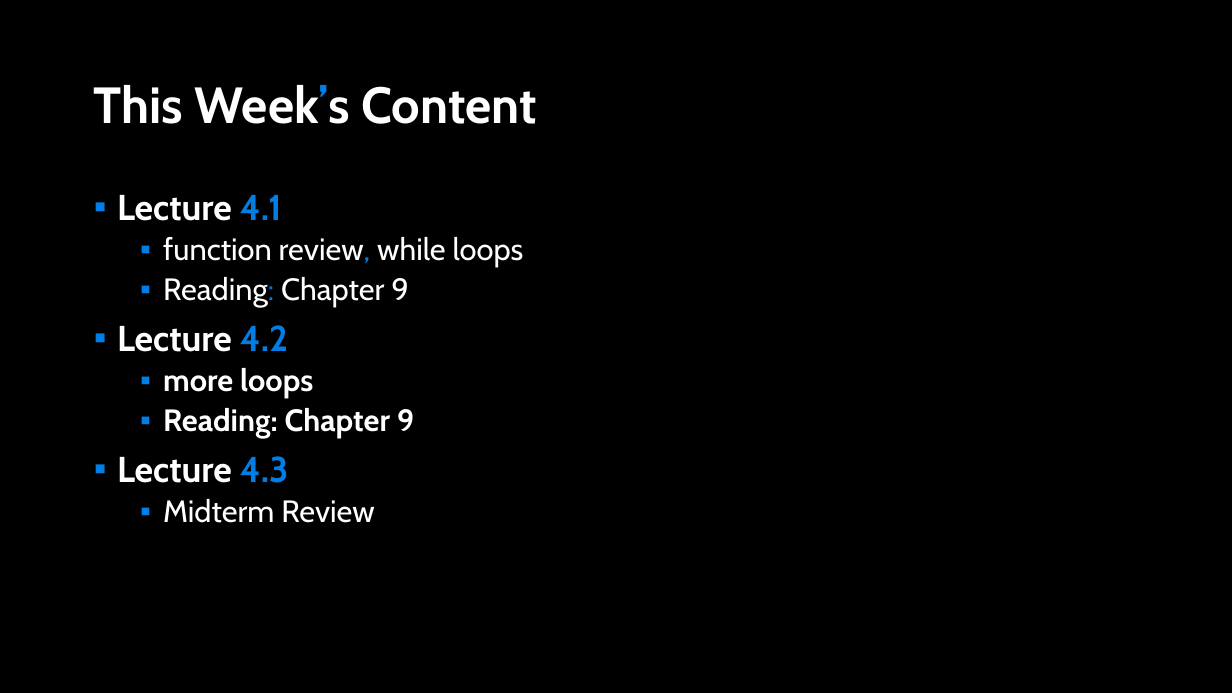
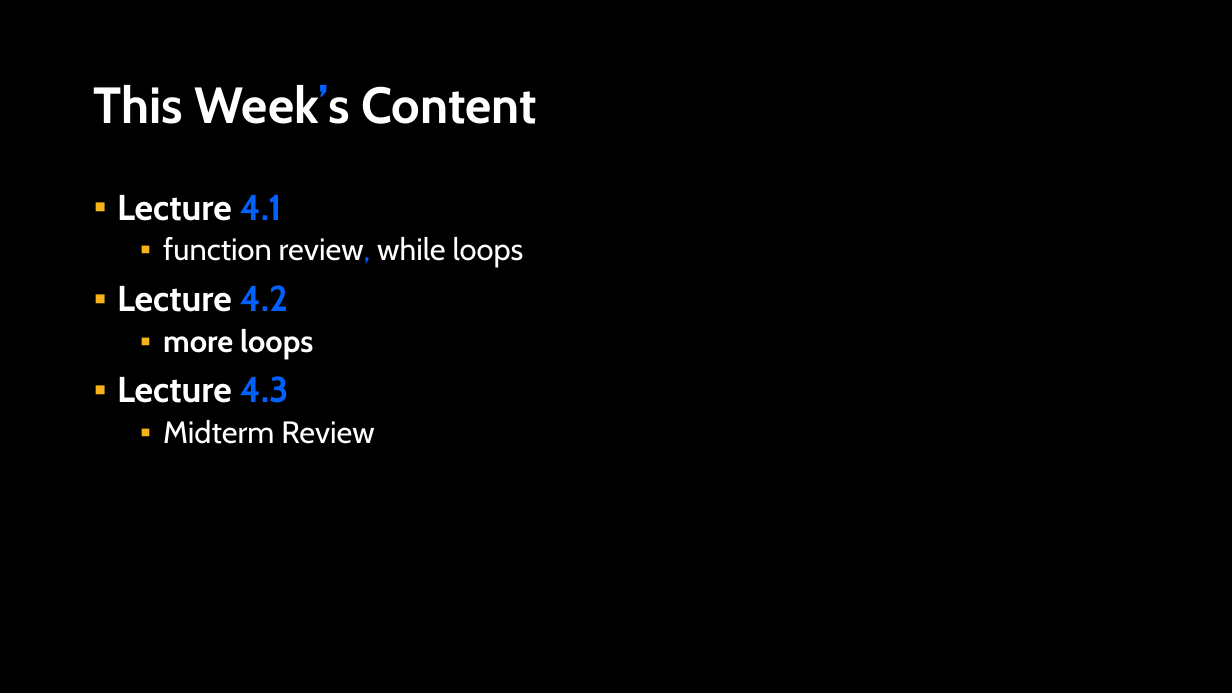
Before and after one commit to APS106/APS106-winter-2024-kinsella-goodfellow, a slide deck: slide 2 of lectures/week4/lecture2/slides/week4_lecture2.pptx. Drawn at 1232x693 pixels with LibreOffice and Linux fonts; fonts in the diff are those of the drawing; background and template pictures are left out. Boxes give left, top, right and bottom in pixels: in the first picture for what was removed or moved away, otherwise in the second. Text is boxed around its words. In the diff, an @@ line names an element or a change of style, - is before the commit and + after.

Commit message:
- Lecture 4.2

```diff
--- a/lectures/week4/lecture2/slides/week4_lecture2.pptx
+++ b/lectures/week4/lecture2/slides/week4_lecture2.pptx
@@ title "This Week’s Content" at bbox=[94, 85, 538, 124]: text colour #017EE5 to #0061FF in "Week’s" @@
@@ text "Lecture 4.1" at bbox=[117, 195, 524, 444]: text colour #017EE5 to #0061FF in "4.1", "review,", "4.2", "4.3"; bullet colour #007EE5 to #F7B41A @@
@@ text at bbox=[163, 277, 409, 307]: paragraph removed @@
-  ▪ Reading: Chapter 9
@@ text at bbox=[163, 408, 414, 438]: paragraph removed @@
-  ▪ Reading: Chapter 9
```
Also in this commit, not shown: 19 other slides changed, 12 other files.
